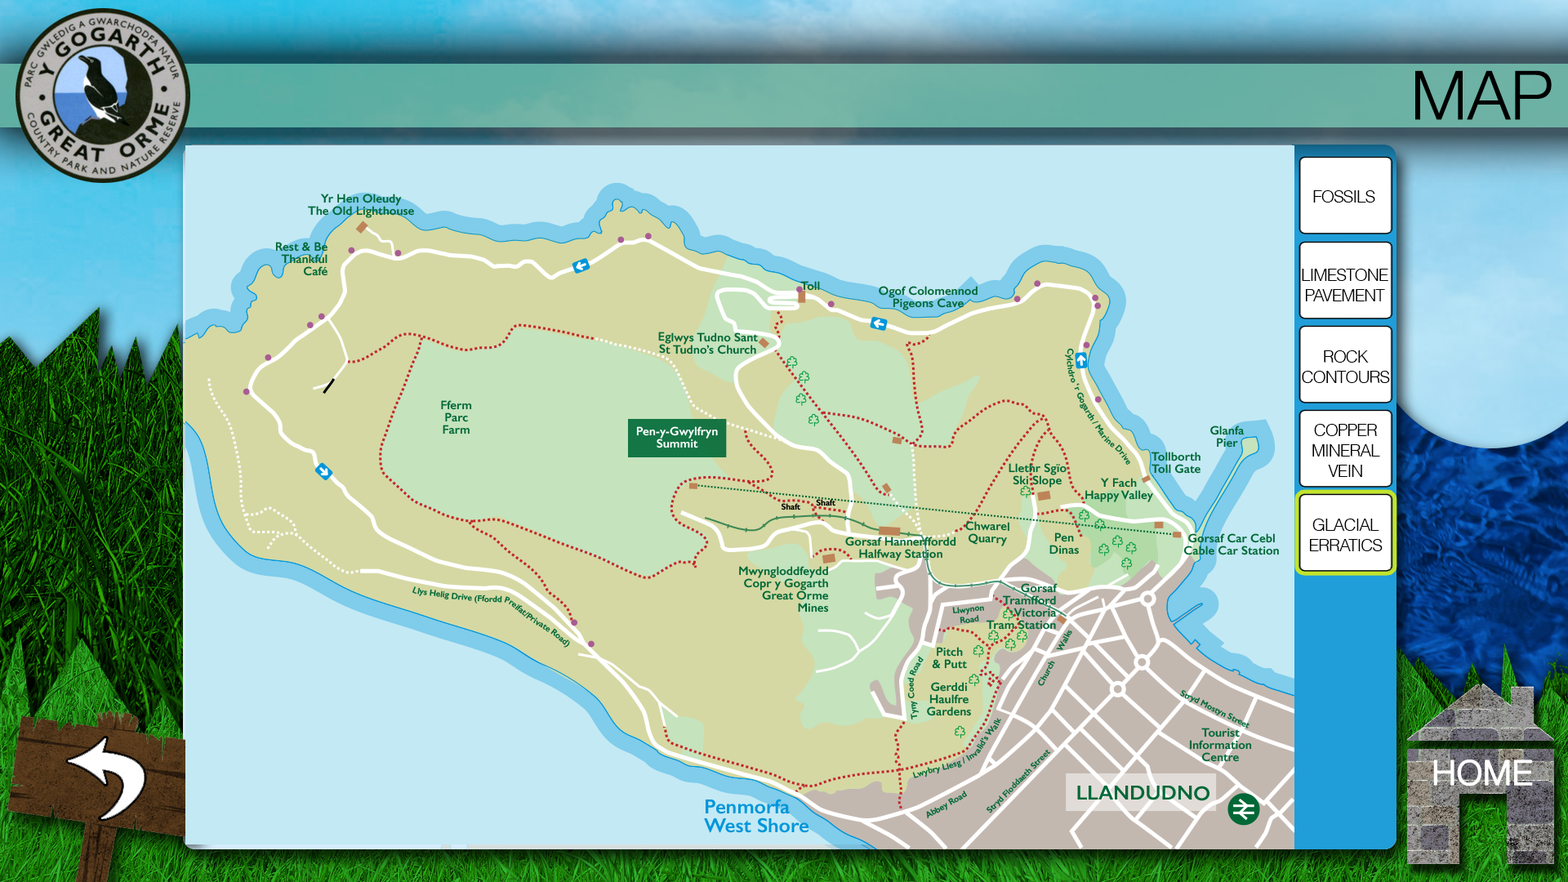
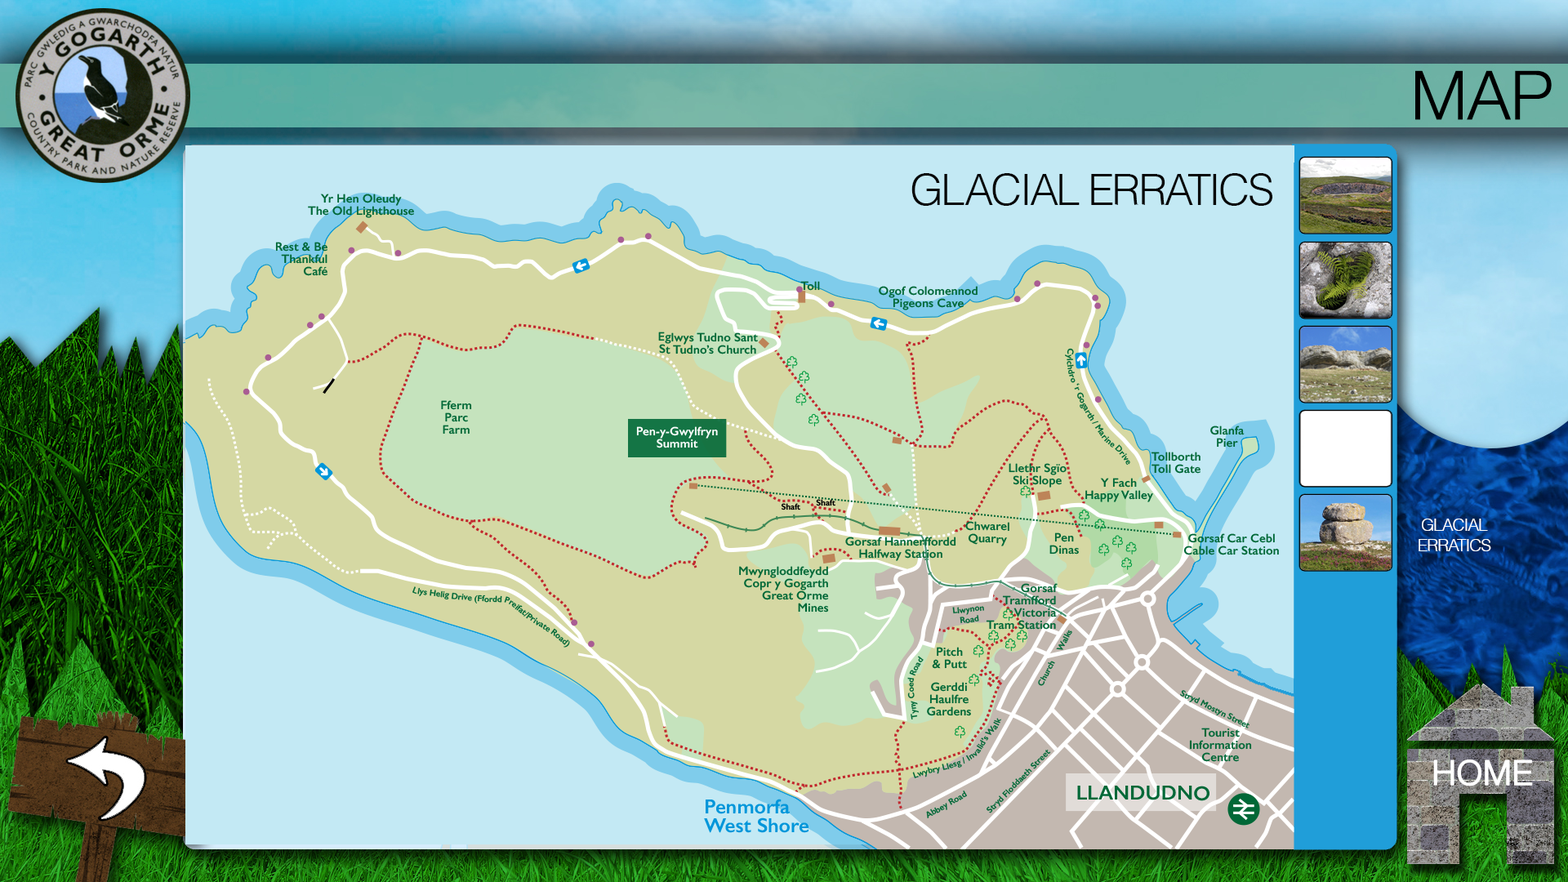
Two versions of the same layered image (w=1568, h=882). Layer-by-layer changes:
added layer "5" above "4" over (x1=911, y1=173, x2=1274, y2=206)
painted on "1 - A stone age burial chamber copy 12" over (x1=1309, y1=518, x2=1492, y2=552)
removed layer "1 - A stone age burial chamber copy 11" from group "Group 1" over (x1=1312, y1=423, x2=1381, y2=477)
removed layer "1 - A stone age burial chamber copy 10" from group "Group 1" over (x1=1301, y1=350, x2=1390, y2=384)
removed layer "1 - A stone age burial chamber copy 14" from group "Group 1" over (x1=1301, y1=268, x2=1389, y2=302)
removed layer "Layer 5 copy 9" (in "Group 2") from group "Group 2" over (x1=1298, y1=493, x2=1394, y2=572)
removed layer "Layer 5 copy 8" (in "Group 2") from group "Group 2" over (x1=1312, y1=423, x2=1381, y2=477)
removed layer "Layer 5 copy 7" (in "Group 2") from group "Group 2" over (x1=1300, y1=326, x2=1392, y2=403)
removed layer "Layer 5 copy 6" (in "Group 2") from group "Group 2" over (x1=1300, y1=242, x2=1392, y2=319)
removed layer "Layer 5 copy" from group "Group 2" over (x1=1298, y1=155, x2=1394, y2=234)
added layer "Layer 5 copy 9" (in "Group 2") in group "Group 2" over (x1=1298, y1=493, x2=1394, y2=572)
added layer "Layer 5 copy 8" (in "Group 2") in group "Group 2" over (x1=1312, y1=423, x2=1381, y2=477)
added layer "Layer 5 copy 7" (in "Group 2") in group "Group 2" over (x1=1300, y1=326, x2=1392, y2=403)
added layer "Layer 5 copy 6" (in "Group 2") in group "Group 2" over (x1=1300, y1=242, x2=1392, y2=319)
added layer "fossils" in group "Group 2" over (x1=1298, y1=155, x2=1394, y2=234)
hid "Layer 0" (1st of 2) over (x1=911, y1=143, x2=1492, y2=851)
added group "BACKGROUND" with 2 layers over (x1=911, y1=143, x2=1492, y2=851)
moved "Layer 1" into group "BACKGROUND", painted on it over (x1=1237, y1=143, x2=1398, y2=851)
added layer "Layer 0" (2nd of 2, in "BACKGROUND") in group "BACKGROUND" over (x1=911, y1=143, x2=1492, y2=851)
…and 1 more changes (1 removed)